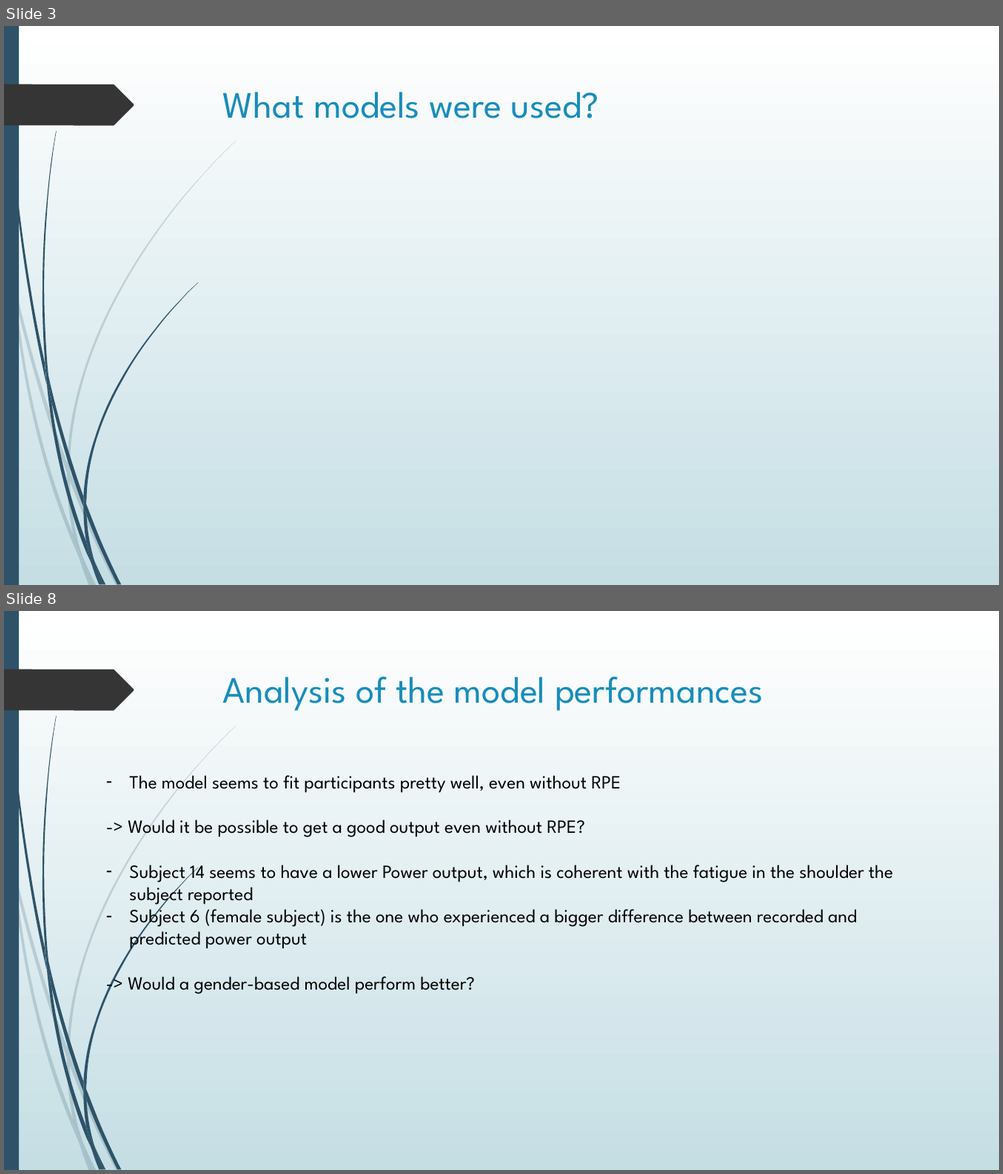
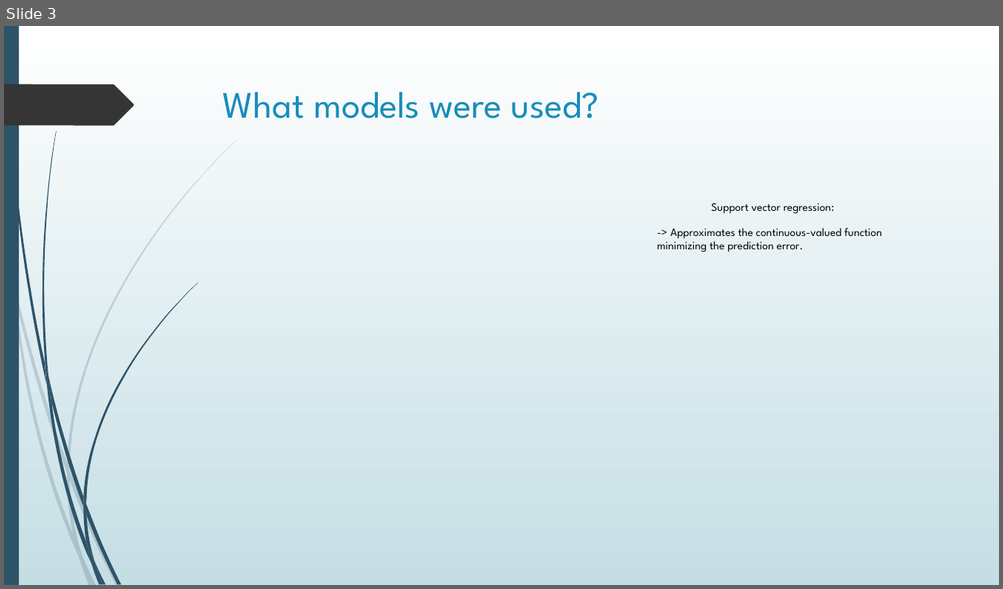
Before and after one commit to MadBerry42/Zwift, a slide deck: Models for handcycle Power output.pptx. Shown one above the other, each under a label of ours: slides 3 and 8 before the commit, slide 3 after it; the slides between them are not shown. The pictures are 1003x1174 and 1003x589 pixels, drawn with LibreOffice and Linux fonts; fonts in the diff are those of the drawing; grey boxes stand for pictures. Boxes give left, top, right and bottom in pixels: in the first picture for what was removed or moved away, otherwise in the second. Text is boxed around its words. In the diff, an @@ line names an element or a change of style, - is before the commit and + after.

```diff
--- a/Models for handcycle Power output.pptx
+++ b/Models for handcycle Power output.pptx
@@ slide 8 removed at <box>4,611,999,1170</box>, background gradient #FFFFFF to #C5DEE5; not listed: 24 template elements that a slide beside it also shows @@
@@ title removed at <box>223,676,763,711</box> @@
-Analysis of the model performances
@@ text removed at <box>128,775,893,994</box> @@
-– The model seems to fit participants pretty well, even without RPE
--> Would it be possible to get a good output even without RPE?
-– Subject 14 seems to have a lower Power output, which is coherent with the fatigue in the shoulder the subject reported
-– Subject 6 (female subject) is the one who experienced a bigger difference between recorded and predicted power output
--> Would a gender-based model perform better?
@@ slide 3 changed as well @@
@@ text added at <box>711,203,834,214</box>, 11 pt, text #000000 @@
+Support vector regression:
@@ text added at <box>657,228,882,252</box>, 11 pt, text #000000 @@
+-> Approximates the continuous-valued function minimizing the prediction error.
```
Also in this commit, not shown: 12 slides added, 8 other slides removed.
